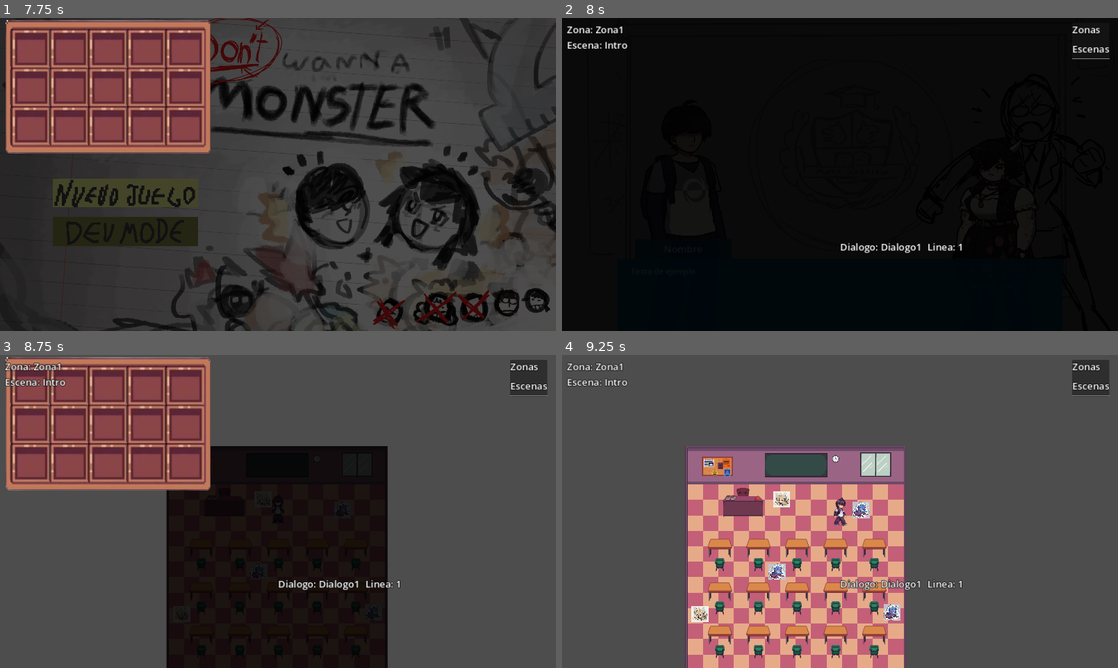
Above: before the commit, frames 1-4 (two rows, left to right).
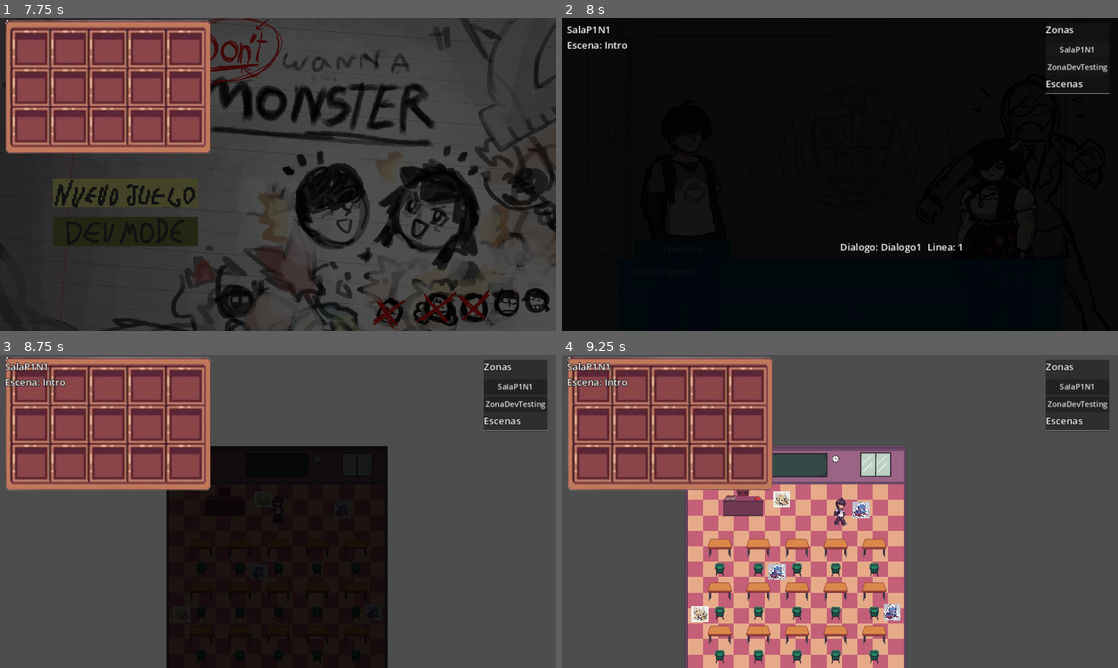
Above: after the commit, the same moments.

Repository: numbasan-san/IWANA
Game: Godot game, scene res://Escenas/raiz_juego.tscn
The game is run twice, just before and just after one commit, with the same random seed, the same clock (stepped at 60 frames per second) and the same inputs.
Inputs (mouse positions are in pixels of both pictures, inside the frame that each line leads up to):
- Up to frame 1 (7.75 s): tap Enter (nv_avanzar_dialogo) at 0.5 s; move the mouse to (400, 158) at 0.52 s; hold D (rpg_right) 0.53-1.28 s; click (400, 158) at 0.67 s; move the mouse to (166, 190) at 1.27 s; hold S (rpg_down) 1.28-2.03 s; move the mouse to (333, 105) at 2.02 s; hold D (rpg_right) 2.03-2.78 s; tap Space at 2.75 s; move the mouse to (250, 237) at 2.77 s; hold Enter (nv_avanzar_dialogo) 2.78-3.53 s; click (250, 237) at 2.92 s; move the mouse to (444, 221) at 3.52 s; hold A (rpg_left) 3.53-5.03 s; move the mouse to (111, 127) at 4.27 s; move the mouse to (305, 174) at 5.02 s; hold S (rpg_down) 5.03-5.78 s; click (305, 174) at 5.17 s; move the mouse to (194, 96) at 5.77 s; hold D (rpg_right) 5.78-6.5 s; click (127, 230) at 6.5 s; click (127, 193) at 7.25 s
- Up to frame 2 (8 s): no input
- Up to frame 3 (8.75 s): move the mouse to (400, 495) at 8.02 s; hold Enter (nv_avanzar_dialogo) from 8.03 s (still down)
- Up to frame 4 (9.25 s): move the mouse to (728, 527) at 8.77 s; release Enter (nv_avanzar_dialogo) at 8.78 s; hold D (rpg_right) from 8.78 s (still down); click (728, 527) at 8.92 s

Frame 1 is identical in both runs. In frame 2, 0.7% of the frame differs, in the area x 0-99%, y 2-25%; in frame 3, 2.5%; in frame 4, 19%, in the area x 0-99%, y 0-99%.

Commit message:
Completado código para cambiar de zona en modo dev
- La pantalla DevMode tiene una variable donde se le tienen que pasar los nombres de todas
	las escenas de las zonas, para que las pueda cargar al inicio y permita seleccionarlas
- Ajustada la posición de las sillas en la sala y el punto de spawn asociado a las puertas. La
	posición de las sillas es solo temporal para dejar espacio a que el personaje camine entre
	ellas, para decidir cual va a ser el tamaño de los colisionadores, y si hay que cambiar
	los sprites
- Agregada funcion recolocacion a personaje, que delega a la misma funcion en el modelo del
	mundo, y cambia la zona actual del personaje. Agregadas variables para saber la zona del
	personaje y si es único o no. Un personaje único tendrá modelos y gráficos únicos, y solo
	puede haber una instancia de él en el mundo
- Agregadas funciones de activación y desactivación del modelo de mundo
- Agregado script control_personajes al nodo Personajes que se encarga de mantener un registro
	de todos los personajes cargados ne el juego, y puede cambiar que personaje está controlado
	por el jugador
- Agregada funcionalidad a la pantalla DevMode para agregar un botón por cada zona que hay en
	el juego, y al presionarlos transporta al jugador (si está asignado) a esa area. También
	tiene código que muestra el nombre de la zona en que se encuentra el jugador, y muestra o
	esconde información de diálogos dependiendo de si se está mostrando en pantalla

Diff:
--- a/Escenas/Pantallas/dev_mode.tscn
+++ b/Escenas/Pantallas/dev_mode.tscn
@@ -1,11 +1,12 @@
 [gd_scene load_steps=3 format=3 uid="uid://dsihg6mcq4ysb"]
 
 [ext_resource type="Script" path="res://Script/dev_mode.gd" id="1_cqayl"]
-[ext_resource type="LabelSettings" uid="uid://jda8so48mgcw" path="res://Escenas/dev_mode_font.tres" id="2_0wr73"]
+[ext_resource type="LabelSettings" uid="uid://jda8so48mgcw" path="res://Escenas/Pantallas/dev_mode_font.tres" id="2_0wr73"]
 
 [node name="DevMode" type="CanvasLayer"]
 layer = 100
 script = ExtResource("1_cqayl")
+todas_las_zonas = Array[String](["sala_p1n1", "zona_dev_testing", "", ""])
 
 [node name="DetallesUbicacion" type="VBoxContainer" parent="."]
 offset_left = 10.0
--- a/Escenas/Zonas/sala_p1n1.tscn
+++ b/Escenas/Zonas/sala_p1n1.tscn
@@ -8,8 +8,68 @@
 
 [node name="Puerta" parent="." index="1"]
 zona = "zona_dev_testing"
-posicion_def = Vector2(-50, 250)
+posicion_def = Vector2(-50, 150)
 direccion_def = "u"
+
+[node name="Silla" parent="Pupitres/Par1" index="1"]
+position = Vector2(0, 45)
+
+[node name="Silla" parent="Pupitres/Par2" index="1"]
+position = Vector2(0, 45)
+
+[node name="Silla" parent="Pupitres/Par3" index="1"]
+position = Vector2(0, 45)
+
+[node name="Silla" parent="Pupitres/Par4" index="1"]
+position = Vector2(0, 45)
+
+[node name="Silla" parent="Pupitres/Par5" index="1"]
+position = Vector2(0, 45)
+
+[node name="Silla" parent="Pupitres/Par6" index="1"]
+position = Vector2(0, 45)
+
+[node name="Silla" parent="Pupitres/Par7" index="1"]
+position = Vector2(0, 45)
+
+[node name="Silla" parent="Pupitres/Par8" index="1"]
+position = Vector2(0, 45)
+
+[node name="Silla" parent="Pupitres/Par9" index="1"]
+position = Vector2(0, 45)
+
+[node name="Silla" parent="Pupitres/Par10" index="1"]
+position = Vector2(0, 45)
+
+[node name="Silla" parent="Pupitres/Par11" index="1"]
+position = Vector2(0, 45)
+
+[node name="Silla" parent="Pupitres/Par12" index="1"]
+position = Vector2(0, 45)
+
+[node name="Silla" parent="Pupitres/Par13" index="1"]
+position = Vector2(0, 45)
+
+[node name="Silla" parent="Pupitres/Par14" index="1"]
+position = Vector2(0, 45)
+
+[node name="Silla" parent="Pupitres/Par15" index="1"]
+position = Vector2(0, 45)
+
+[node name="Silla" parent="Pupitres/Par16" index="1"]
+position = Vector2(0, 45)
+
+[node name="Silla" parent="Pupitres/Par17" index="1"]
+position = Vector2(0, 45)
+
+[node name="Silla" parent="Pupitres/Par18" index="1"]
+position = Vector2(0, 45)
+
+[node name="Silla" parent="Pupitres/Par19" index="1"]
+position = Vector2(0, 45)
+
+[node name="Silla" parent="Pupitres/Par20" index="1"]
+position = Vector2(0, 45)
 
 [node name="Items" type="Node2D" parent="." index="7"]
 z_index = 1
--- a/Escenas/Zonas/zona_dev_testing.tscn
+++ b/Escenas/Zonas/zona_dev_testing.tscn
@@ -78,7 +78,7 @@
 position = Vector2(-53, 305)
 script = ExtResource("7_gdu17")
 zona = "sala_p1n1"
-posicion_def = Vector2(100, 450)
+posicion_def = Vector2(100, 250)
 direccion_def = "u"
 
 [node name="CollisionShape2D" type="CollisionShape2D" parent="Puerta" index="0"]
--- a/Escenas/raiz_juego.tscn
+++ b/Escenas/raiz_juego.tscn
@@ -8,6 +8,7 @@
 [ext_resource type="PackedScene" path="res://Escenas/Pantallas/pantalla_dialogo.tscn" id="5_aafk1"]
 [ext_resource type="Script" path="res://Script/parser_dialogos.gd" id="6_6xq5g"]
 [ext_resource type="PackedScene" uid="uid://dsihg6mcq4ysb" path="res://Escenas/Pantallas/dev_mode.tscn" id="8_fgo5h"]
+[ext_resource type="Script" path="res://Script/control_personajes.gd" id="9_65q0v"]
 [ext_resource type="Script" path="res://Script/control_zonas.gd" id="9_fuif0"]
 
 [node name="Juego" type="Node2D"]
@@ -39,8 +40,11 @@
 
 [node name="DevMode" parent="." instance=ExtResource("8_fgo5h")]
 visible = false
+todas_las_zonas = Array[String](["sala_p1n1", "zona_dev_testing"])
 
 [node name="Personajes" type="Node" parent="."]
+script = ExtResource("9_65q0v")
+path_personajes = "Escenas/Personajes"
 
 [node name="Zonas" type="Node" parent="."]
 script = ExtResource("9_fuif0")
--- a/Script/Botones/BotonDevMode.gd
+++ b/Script/Botones/BotonDevMode.gd
@@ -1,6 +1,4 @@
 extends TextureButton
 
-@onready var controladorPantalla = $"/root/Juego/ControladorPantallas"
-
 func _on_pressed():
-	get_node("/root/Juego").toggleDevMode()
+	$/root/Juego/DevMode.activar()
--- a/Script/Botones/BotonJuegoNuevo.gd
+++ b/Script/Botones/BotonJuegoNuevo.gd
@@ -7,10 +7,9 @@
 	# Cambiar cuando esté listo el gestor de escenas
 	var contenidosDialogo = controladorPantalla.pantallaDialogo.find_child("ContenidosDialogo")
 	var noby = $/root/Juego.cargar_personaje("noby")
-	noby.control_jugador = true
+	$/root/Juego/Personajes.cambiar_jugador("noby")
 	var dani = $/root/Juego.cargar_personaje("daniela")
 	var zona_ini = $/root/Juego.cargar_zona("sala_p1n1")
-	print("Zona inicial: " + str(zona_ini))
 	$/root/Juego/PantallaMundo/Mundo.recolocar_personaje(noby, zona_ini)
 	contenidosDialogo.agregarPersonaje(noby, contenidosDialogo.Posicion.IZQUIERDA)
 	contenidosDialogo.agregarPersonaje(dani, contenidosDialogo.Posicion.DERECHA)
--- a/Script/Personaje.gd
+++ b/Script/Personaje.gd
@@ -1,14 +1,18 @@
 class_name Personaje extends Node
+
+@export var unico = true
 
 # TODO: cambiar esto por un sistema que no permita varios personajes controlados
 # al mismo tiempo por el jugador
-var control_jugador: bool = false
+var control_jugador = false
+
+# La zona en la que el personaje se encuentra actualmente
+var zona: Zona
 
 @onready var graficosNV = $GraficosNV
 @onready var modeloMundo = $ModeloMundo
 @onready var modeloCombate = $ModeloCombate
 
-# Called when the node enters the scene tree for the first time.
-func _ready():
-	#modeloMundo.get_node("Cuerpo").personaje = self
-	pass
+func recolocar(zona_nueva: Zona, posicion: Vector2, direccion: String):
+	modeloMundo.recolocar(zona_nueva, posicion, direccion)
+	zona = zona_nueva
--- a/Script/control_modelo_mundo.gd
+++ b/Script/control_modelo_mundo.gd
@@ -73,3 +73,15 @@
 	hide()
 	get_parent().remove_child(self)
 	personaje.add_child(self)
+
+# Activa proceso, fisica, visibilidad y otras funcionalidades de un personaje
+func activar():
+	process_mode = Node.PROCESS_MODE_INHERIT
+	set_physics_process(true)
+	show()
+
+# Desactiva proceso, fisica, visibilidad y otras funcionalidades de un personaje
+func desactivar():
+	hide()
+	set_physics_process(false)
+	process_mode = Node.PROCESS_MODE_DISABLED
--- /dev/null
+++ b/Script/control_personajes.gd
@@ -0,0 +1,29 @@
+extends Node
+
+var jugador: Personaje
+@export var path_personajes: String
+
+
+var personajes: Dictionary
+
+# Obtiene una referencia a un personaje cargado previamente, o lo agrega si no
+# se encuentra
+func cargar(nombre_personaje: String):
+	var personaje: Personaje
+	if personajes.has(nombre_personaje):
+		personaje = personajes[nombre_personaje]
+	else:
+		personaje = load("res://" + path_personajes + "/" + nombre_personaje + ".tscn").instantiate() as Personaje
+		personajes[nombre_personaje] = personaje
+		if personaje.modeloMundo:
+			personaje.modeloMundo.desactivar()
+		add_child(personaje)
+
+	return personaje
+
+func cambiar_jugador(nombre_personaje: String):
+	var personaje = cargar(nombre_personaje)
+	if jugador:
+		jugador.control_jugador = false
+	personaje.control_jugador = true
+	jugador = personaje
--- a/Script/control_zonas.gd
+++ b/Script/control_zonas.gd
@@ -2,21 +2,18 @@
 
 @export var path_zonas: String
 
-var nodos: Dictionary
+var zonas: Dictionary
 
 # Obtiene una referencia a una zona cargada previamente, o agrega la zona si no
 # se encuentra
 func cargar(nombre_zona: String):
 	var zona: Zona
-	if nodos.has(nombre_zona):
-		zona = nodos[nombre_zona]
+	if zonas.has(nombre_zona):
+		zona = zonas[nombre_zona]
 	else:
-		print("Agregando zona desde escena: " + str(nombre_zona))
 		zona = load("res://" + path_zonas + "/" + nombre_zona + ".tscn").instantiate() as Zona
-		nodos[nombre_zona] = zona
+		zonas[nombre_zona] = zona
 		zona.desactivar()
 		add_child(zona)
-		print("Agregada zona: " + zona.name)
 
-	print("Cargada zona: " + zona.name)
 	return zona
--- a/Script/controlador_pantallas.gd
+++ b/Script/controlador_pantallas.gd
@@ -64,7 +64,7 @@
 func transicion(pantalla):
 	var anim: AnimationPlayer = pantallaActual.find_child("FadeAnimator", true)
 	anim.play("FadeOut")
-	if get_parent().devMode:
+	if $"../DevMode".activado:
 		pantallaDev.hide()
 	anim.animation_finished.connect(func (anim_name) -> void:
 		pantallaActual.hide()
@@ -74,6 +74,6 @@
 		anim = pantallaActual.find_child("FadeAnimator", true)
 		anim.play("FadeIn")
 		pantallaActual.show()
-		if get_parent().devMode:
+		if $"../DevMode".activado:
 			pantallaDev.show()
 	)
--- a/Script/dev_mode.gd
+++ b/Script/dev_mode.gd
@@ -1,4 +1,37 @@
 extends Node
 
-func _ready():
+@export var todas_las_zonas: Array[String]
+
+var activado = false
+
+# Antes de que se ag
+var _jugador_asignado = false
+
+func _process(delta):
+	if activado:
+		if $"../Personajes".jugador and $"../Personajes".jugador.zona:
+			$DetallesUbicacion/NombreZona.text = $"../Personajes".jugador.zona.name
+		else:
+			$DetallesUbicacion/NombreZona.text = ""
+	if $"../PantallaDialogo".visible:
+		$DetallesDialogo.show()
+	else:
+		$DetallesDialogo.hide()
+
+func activar():
 	print("Dev Mode On")
+	activado = true
+	rellenar_lista_zonas()
+
+func rellenar_lista_zonas():
+	if not activado:
+		return
+	for nombre_zona in todas_las_zonas:
+		var zona = $"../Zonas".cargar(nombre_zona)
+		var boton = Button.new()
+		boton.text = zona.name
+		boton.pressed.connect(func () -> void:
+			var jugador = $"../Personajes".jugador
+			$/root/Juego/PantallaMundo/Mundo.recolocar_personaje(jugador, zona)
+		)
+		$SeleccionEscena/PanelContainer/VBoxContainer/Zonas.add_child(boton)
--- a/Script/mundo.gd
+++ b/Script/mundo.gd
@@ -44,4 +44,4 @@
 		# de la misma zona, no hay que cambiar nada
 
 	# En cualquier caso, el personaje debe recolocarse
-	personaje.modeloMundo.recolocar(zona, posicion, direccion)
+	personaje.recolocar(zona, posicion, direccion)
--- a/Script/raiz_juego.gd
+++ b/Script/raiz_juego.gd
@@ -6,34 +6,8 @@
 @export var path_personajes: String
 @export var path_zonas: String
 
-# Funciones para cambiar el modo dev. Probablemente van a ser temporales
-var devMode = false
-
-func toggleDevMode():
-	devMode = not devMode
-
-
-# TODO: cambiar las funciones de carga para que vean si el elemento ya existe
-# en los contenedores, y en caso que sea así retorne ese mismo. Si no, considerar
-# hacer funciones distintas exclusivas para obtener los elementos ya cargados
-# Esta función está parcialmente reemplazada por la función cargar en el nodo
-# Zonas. Cuando el mismo código esté listo para personajes, hay que borrar esto
-# Agrega el elemento a una lista global
-func cargar(elemento: Variant):
-	if elemento is Personaje:
-		get_node("Personajes").add_child(elemento)
-		for e in elemento.get_children():
-			if e is Node2D:
-				e.hide()
-	elif elemento is Zona:
-		get_node("Zonas").add_child(elemento)
-		elemento.desactivar()
-	elemento.process_mode = Node.PROCESS_MODE_DISABLED
-	return elemento
-
-
 func cargar_personaje(nombre_personaje: String):
-	return cargar(load("res://" + path_personajes + "/" + nombre_personaje + ".tscn").instantiate())
+	return $Personajes.cargar(nombre_personaje)
 
 
 func cargar_zona(nombre_zona: String):
Not shown: 1 places in Escenas/Menus/menu_principal.tscn that only renumber resources
Not shown: 1 places in Escenas/Pantallas/pantalla_inicial.tscn that only renumber resources
Not shown: 1 places in Escenas/raiz_juego.tscn that only renumber resources
